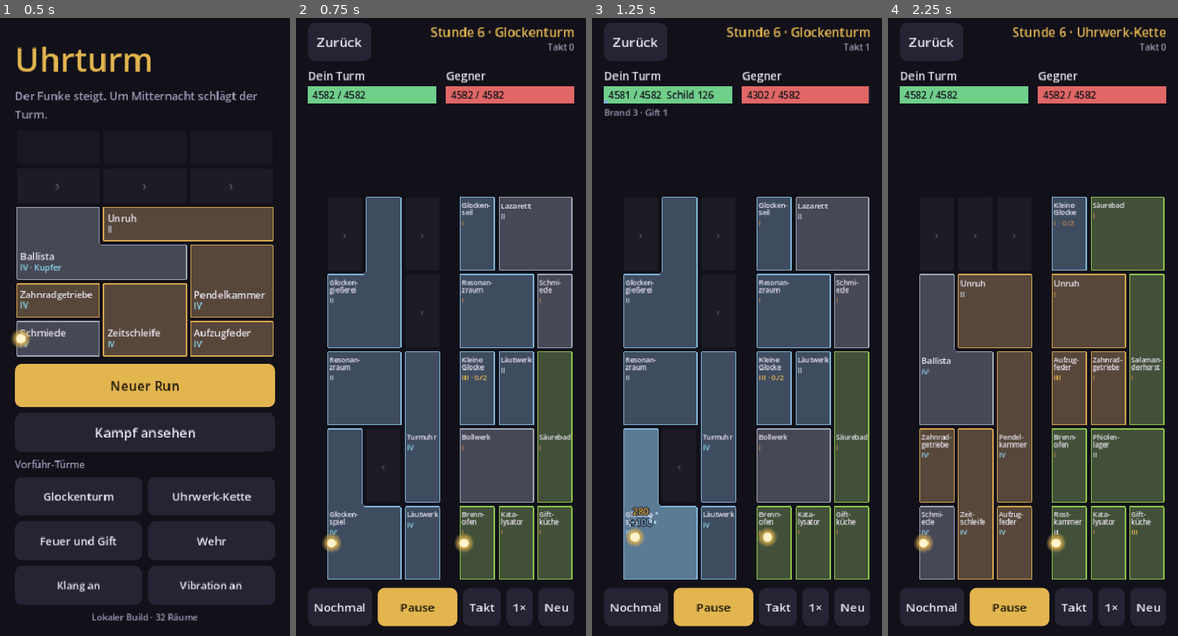
Above: before the commit, frames 1-4 (left to right).
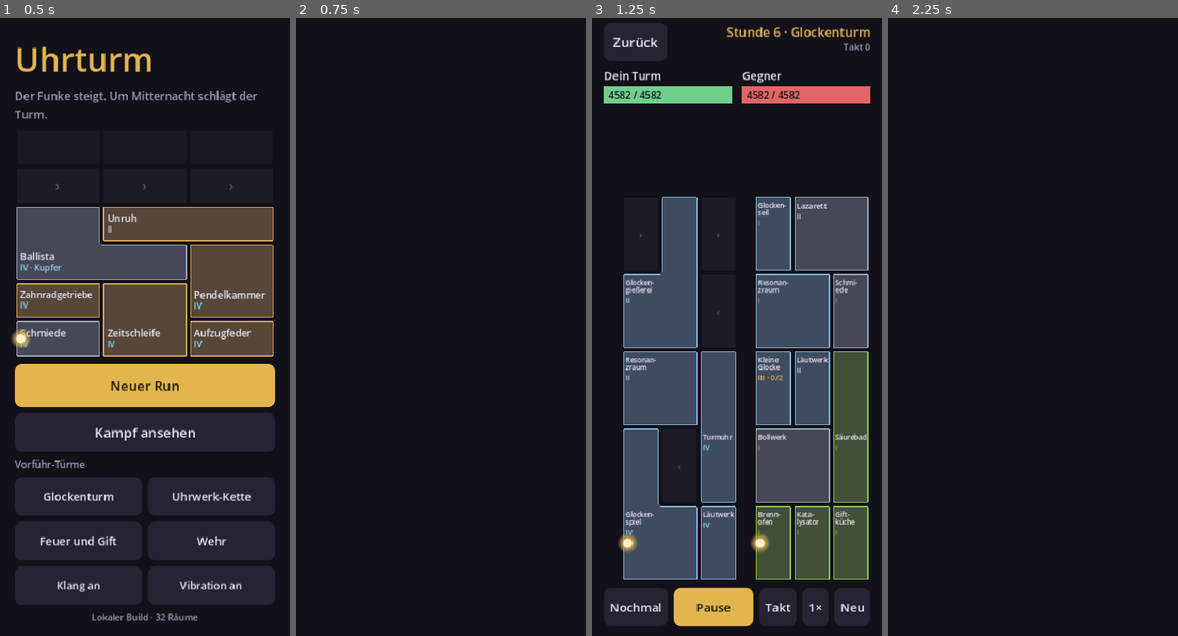
Above: after the commit, the same moments.

Repository: j4nric/auto-battle
Game: Godot game, scene res://scenes/main.tscn
The game is run twice, just before and just after one commit, with the same random seed, the same clock (stepped at 60 frames per second) and the same inputs.
Inputs:
- Up to frame 1 (0.5 s): no input
- Up to frame 2 (0.75 s): click "Glockenturm" at 0.5 s
- Up to frame 3 (1.25 s): no input
- Up to frame 4 (2.25 s): click "Zurück" at 1.25 s; click "Uhrwerk-Kette" at 2 s

Frame 1 is identical in both runs. In frame 2, 49% of the frame differs, in the area x 4-96%, y 0-99%; in frame 3, 7.3%; in frame 4, 50%.

Commit message:
M6: scene fades and a fight finale
- UhrTransition.go fades through the night colour on every scene change
  (start, workshop, fight); a cover blocks taps while it runs
- Fight end: the beaten tower shakes, sparks fly from each of its rooms and
  it dims; the result panel springs in after a short beat
- Replays and new fights reset the dimming

Co-Authored-By: Claude Opus 5.5 <noreply@anthropic.com>
Claude-Session: https://claude.ai/code/session_01QwYqqhMmgv2Hvsj6QZ7XPB

Diff:
--- a/game/scripts/combat_view.gd
+++ b/game/scripts/combat_view.gd
@@ -202,7 +202,7 @@
 
 
 func _leave() -> void:
-	get_tree().change_scene_to_file(str(setup.get("return_scene", RUN_SCENE)) if _is_run() else MAIN_SCENE)
+	UhrTransition.go(str(setup.get("return_scene", RUN_SCENE)) if _is_run() else MAIN_SCENE)
 
 
 func _start_fight() -> void:
@@ -215,6 +215,8 @@
 	if _is_grid():
 		for side in ["a", "b"]:
 			towers[side].rows_shown = maxi(int(setup.mine.rows), int(setup.foe.rows))
+	for side in ["a", "b"]:
+		towers[side].modulate = Color.WHITE
 	towers.a.setup(setup.mine)
 	towers.b.setup(setup.foe)
 	bars.a.max_hp = int(setup.hp_mine)
@@ -231,6 +233,8 @@
 func _restart() -> void:
 	_pause()
 	frame = 0
+	for side in ["a", "b"]:
+		towers[side].modulate = Color.WHITE
 	if overlay:
 		overlay.queue_free()
 		overlay = null
@@ -376,6 +380,7 @@
 	var text := "Sieg" if w == "a" else ("Niederlage" if w == "b" else "Unentschieden")
 	UhrSound.play("win" if w == "a" else "lose")
 	UhrHaptics.buzz(60 if w == "a" else 150)
+	_finale(w)
 	var panel := PanelContainer.new()
 	var sb := UhrStyle.box(Color(0.19, 0.17, 0.25), 12, 0)
 	sb.set_content_margin_all(16)
@@ -419,6 +424,28 @@
 	panel.custom_minimum_size.x = 320
 	overlay.add_child(panel)
 	add_child(overlay)
+	# The result springs in after the finale had a moment.
+	panel.modulate.a = 0.0
+	panel.scale = Vector2(0.85, 0.85)
+	await get_tree().process_frame
+	panel.pivot_offset = panel.size / 2
+	var tw := panel.create_tween().set_parallel()
+	tw.tween_property(panel, "modulate:a", 1.0, 0.25).set_delay(0.45)
+	tw.tween_property(panel, "scale", Vector2.ONE, 0.35).set_delay(0.45).set_trans(Tween.TRANS_BACK).set_ease(Tween.EASE_OUT)
+
+
+## The losing tower takes the last blow: sparks fly from every room of a beaten foe, a beaten
+## own tower shakes and dims.
+func _finale(w: String) -> void:
+	if w == "":
+		return
+	var loser = towers.b if w == "a" else towers.a
+	if not loser.has_method("burst"):
+		return
+	loser.shake(10.0)
+	for i in loser.tower.rooms.size():
+		loser.burst(i, 14, UhrStyle.BRASS if w == "a" else UhrStyle.FOE)
+	loser.create_tween().tween_property(loser, "modulate", Color(0.55, 0.55, 0.6), 0.5)
 
 
 ## Sums of a tower's room stats: [damage, shield, heal, burn, poison, activations].
--- /dev/null
+++ b/game/scripts/fx/transition.gd
@@ -0,0 +1,36 @@
+class_name UhrTransition
+extends RefCounted
+## Scene changes with a short fade through the night colour. A CanvasLayer on the root survives
+## the change: it fades in, the scene switches under it, then it fades out and frees itself.
+
+const OUT := 0.14
+const IN := 0.2
+
+static var _busy := false
+
+
+static func go(path: String) -> void:
+	var tree := Engine.get_main_loop() as SceneTree
+	if tree == null:
+		return
+	if _busy:
+		return
+	_busy = true
+	var layer := CanvasLayer.new()
+	layer.layer = 100
+	var cover := ColorRect.new()
+	cover.color = UhrStyle.NIGHT
+	cover.set_anchors_preset(Control.PRESET_FULL_RECT)
+	cover.mouse_filter = Control.MOUSE_FILTER_STOP
+	cover.modulate.a = 0.0
+	layer.add_child(cover)
+	tree.root.add_child(layer)
+	var tw := layer.create_tween()
+	tw.tween_property(cover, "modulate:a", 1.0, OUT)
+	tw.tween_callback(func() -> void: tree.change_scene_to_file(path))
+	# Two frames for the new scene to build its layout before it shows.
+	tw.tween_interval(0.05)
+	tw.tween_property(cover, "modulate:a", 0.0, IN)
+	tw.tween_callback(func() -> void:
+		_busy = false
+		layer.queue_free())
--- a/game/scripts/main.gd
+++ b/game/scripts/main.gd
@@ -115,7 +115,7 @@
 
 func _start_run(seed: int) -> void:
 	UhrRasterSession.new_run(seed)
-	get_tree().change_scene_to_file("res://scenes/raster.tscn")
+	UhrTransition.go("res://scenes/raster.tscn")
 
 
 func _continue_run() -> void:
@@ -124,12 +124,12 @@
 		UhrRasterSession.clear()
 		_start_run(int(Time.get_unix_time_from_system()) % 1000000)
 		return
-	get_tree().change_scene_to_file("res://scenes/raster.tscn")
+	UhrTransition.go("res://scenes/raster.tscn")
 
 
 func _open_fight(seed: int, showcase: int, hour: int) -> void:
 	CombatView.pending = UhrScenarios.build(seed, showcase, hour)
-	get_tree().change_scene_to_file("res://scenes/combat.tscn")
+	UhrTransition.go("res://scenes/combat.tscn")
 
 
 func _on_tick() -> void:
--- a/game/scripts/raster_view.gd
+++ b/game/scripts/raster_view.gd
@@ -52,7 +52,7 @@
 	var head := HBoxContainer.new()
 	head.add_theme_constant_override("separation", 8)
 	var back := UhrStyle.button("Menü")
-	back.pressed.connect(func() -> void: get_tree().change_scene_to_file(MAIN_SCENE))
+	back.pressed.connect(func() -> void: UhrTransition.go(MAIN_SCENE))
 	head.add_child(back)
 	var titles := VBoxContainer.new()
 	titles.size_flags_horizontal = Control.SIZE_EXPAND_FILL
@@ -354,7 +354,7 @@
 		"mine": f.tower, "foe": f.oppTower, "hp_mine": int(f.hp), "hp_foe": int(f.oppHp),
 		"foe_name": f.opponent, "result": f,
 	}
-	get_tree().change_scene_to_file("res://scenes/combat.tscn")
+	UhrTransition.go("res://scenes/combat.tscn")
 
 
 # ------------------------------------------------------------------ input
--- a/game/scripts/run_view.gd
+++ b/game/scripts/run_view.gd
@@ -58,7 +58,7 @@
 	var head := HBoxContainer.new()
 	head.add_theme_constant_override("separation", 8)
 	var back := UhrStyle.button("Menü")
-	back.pressed.connect(func() -> void: get_tree().change_scene_to_file(MAIN_SCENE))
+	back.pressed.connect(func() -> void: UhrTransition.go(MAIN_SCENE))
 	head.add_child(back)
 	var titles := VBoxContainer.new()
 	titles.size_flags_horizontal = Control.SIZE_EXPAND_FILL
@@ -349,7 +349,7 @@
 		"foe_name": f.opponent, "result": f,
 	}
 	returning_from_fight = true
-	get_tree().change_scene_to_file(COMBAT_SCENE)
+	UhrTransition.go(COMBAT_SCENE)
 
 
 func _duplicate_index(id: String) -> int:
Not shown, added: game/scripts/fx/transition.gd.uid
